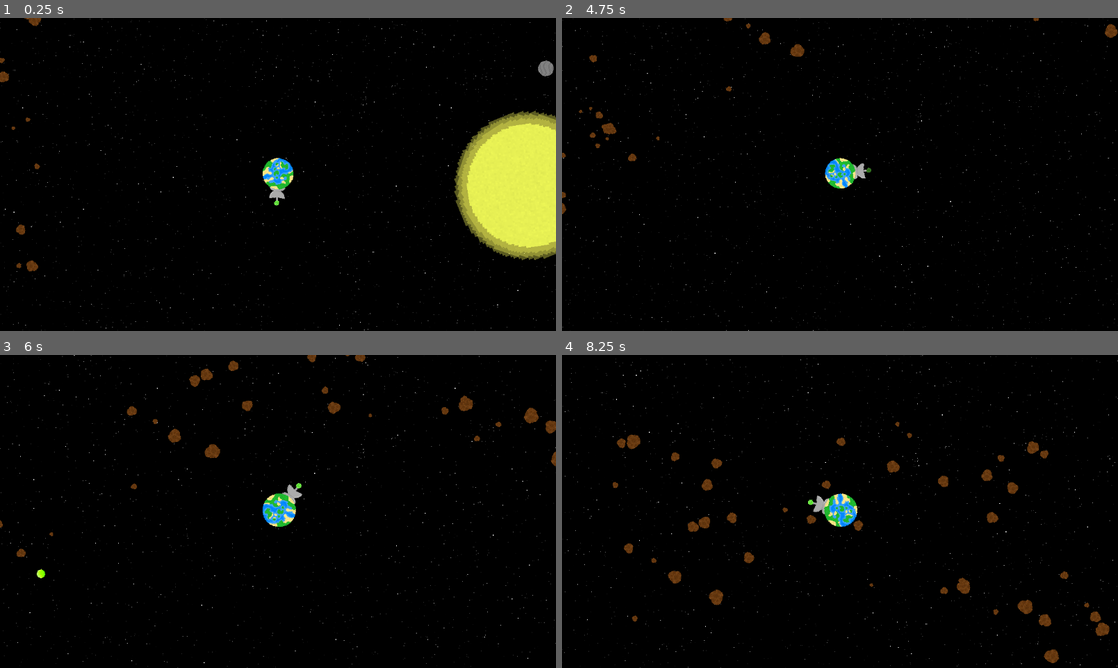
Above: before the commit, frames 1-4 (two rows, left to right).
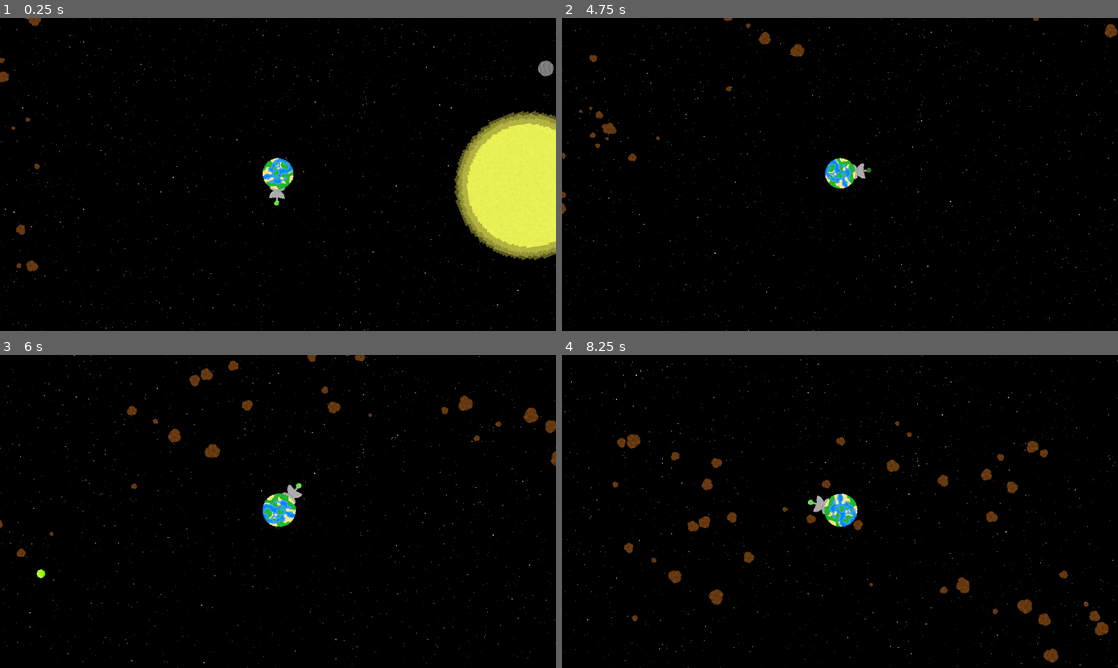
Above: after the commit, the same moments.

Repository: Birb-Games/gmtk-2025
Game: Godot game, scene res://scenes/main.tscn
The game is run twice, just before and just after one commit, with the same random seed, the same clock (stepped at 60 frames per second) and the same inputs.
Inputs (mouse positions are in pixels of both pictures, inside the frame that each line leads up to):
- Up to frame 1 (0.25 s): no input
- Up to frame 2 (4.75 s): move the mouse to (812, 237) at 0.52 s; press the mouse at (812, 237) at 0.53 s; move the mouse to (1006, 221) at 1.27 s; release the mouse at (1006, 221) at 1.28 s; tap Mouse wheel up (zoom_camera_in) at 1.35, 3.6 s; move the mouse to (673, 127) at 2.02 s; tap Mouse wheel down (zoom_camera_out) at 2.1, 4.35 s; move the mouse to (867, 174) at 2.77 s; click (867, 174) at 2.85 s; move the mouse to (756, 96) at 3.52 s; move the mouse to (962, 158) at 4.27 s
- Up to frame 3 (6 s): move the mouse to (166, 527) at 5.02 s; press the mouse at (166, 527) at 5.03 s; move the mouse to (333, 442) at 5.77 s; release the mouse at (333, 442) at 5.78 s; tap Mouse wheel up (zoom_camera_in) at 5.85 s
- Up to frame 4 (8.25 s): move the mouse to (812, 574) at 6.52 s; tap Mouse wheel down (zoom_camera_out) at 6.6 s; move the mouse to (1006, 558) at 7.27 s; click (1006, 558) at 7.35 s; move the mouse to (673, 464) at 8.02 s; tap Mouse wheel up (zoom_camera_in) at 8.1 s

The runs differ from the first frame. In frame 1, less than 0.1% of the frame differs, in the area x 48-96%, y 33-78%; in frame 2, less than 0.1%; in frame 3, 0.2%; in frame 4, 0.6%, in the area x 0-100%, y 1-99%.

Commit message:
rogue planets now spawn every 45 seconds

Diff:
--- a/scenes/rogue_planet.tscn
+++ b/scenes/rogue_planet.tscn
@@ -1,19 +1,23 @@
-[gd_scene load_steps=4 format=3 uid="uid://b0ggm7x3myuge"]
+[gd_scene load_steps=5 format=3 uid="uid://b0ggm7x3myuge"]
 
 [ext_resource type="PackedScene" uid="uid://x5sp1y0y178q" path="res://scenes/space_object.tscn" id="1_mgmpp"]
 [ext_resource type="Texture2D" uid="uid://cefcp8xl4mse0" path="res://assets/textures/rogue_planet.png" id="2_ywh3l"]
+[ext_resource type="Script" uid="uid://csos0l8dyd82p" path="res://scripts/rogue_planet.gd" id="3_ywh3l"]
 
 [sub_resource type="CircleShape2D" id="CircleShape2D_j3nti"]
-radius = 44.0114
+radius = 71.007
 
 [node name="RoguePlanet" instance=ExtResource("1_mgmpp")]
 mass = 200.0
 orbit_sun = false
 
 [node name="Sprite2D" parent="." index="0"]
-scale = Vector2(1.4, 1.4)
+scale = Vector2(2.25, 2.25)
 texture = ExtResource("2_ywh3l")
 rotation_speed = 2.0
 
 [node name="CollisionShape2D" parent="." index="1"]
 shape = SubResource("CircleShape2D_j3nti")
+
+[node name="Node2D" type="Node2D" parent="." index="2"]
+script = ExtResource("3_ywh3l")
--- a/scenes/solar_system.tscn
+++ b/scenes/solar_system.tscn
@@ -13,6 +13,7 @@
 script = ExtResource("1_tjb5t")
 rogue_planet_speed = 120.0
 star = NodePath("Star")
+rogue_planet_scene = ExtResource("6_2yas3")
 
 [node name="Star" parent="." instance=ExtResource("1_u7djx")]
 modulate = Color(1, 1, 0.34902, 1)
@@ -22,9 +23,6 @@
 
 [node name="SmallPlanet" parent="." instance=ExtResource("2_228jm")]
 position = Vector2(0, -245)
-
-[node name="RoguePlanet" parent="." instance=ExtResource("6_2yas3")]
-position = Vector2(-3000, 0)
 
 [node name="SmallPlanet2" parent="." instance=ExtResource("2_228jm")]
 position = Vector2(-576, 371)
--- /dev/null
+++ b/scripts/rogue_planet.gd
@@ -0,0 +1,9 @@
+extends Node2D
+
+@onready var parent = get_parent()
+@onready var solar_system: SolarSystem = $/root/Main/SolarSystem
+
+func _process(_delta: float) -> void:
+	var dist = (solar_system.star.position - parent.position).length()
+	if dist > 8000.0:
+		parent.explode()
--- a/scripts/solar_system.gd
+++ b/scripts/solar_system.gd
@@ -7,13 +7,23 @@
 
 @export var rogue_planet_speed: float = 10.0
 @export var star: SpaceObject
+@export var rogue_planet_scene: PackedScene
+var rogue_planet_spawn_timer: float = 0.0
+const ROGUE_PLANET_SPAWN_DELAY: float = 45.0
+
+func spawn_rogue_planet() -> void:
+	var homeworld = get_node_or_null("Homeworld")
+	if homeworld == null:
+		return
+	# Generate random position for the rogue planet
+	var angle = randf() * 2.0 * PI
+	var pos = Vector2(cos(angle), sin(angle)) * 3000.0
+	var rogue_planet: SpaceObject = rogue_planet_scene.instantiate()
+	rogue_planet.position = pos
+	rogue_planet.velocity = (homeworld.position - rogue_planet.position).normalized() * rogue_planet_speed
+	add_child(rogue_planet)
 
 func _ready() -> void:
-	# Generate random position for the rogue planet
-	var angle = randf() * 2.0 * PI
-	var rogue_planet_dist = ($RoguePlanet.position - star.position).length()
-	$RoguePlanet.position = Vector2(cos(angle), sin(angle)) * rogue_planet_dist
-
 	# Gather all space objects, including asteroids
 	var space_objects: Array[Node] = get_children()
 	for child in space_objects:
@@ -36,7 +46,14 @@
 			var speed = sqrt(dist * force.length() / child.mass)
 			var dir = Vector2(-diff.y, diff.x)
 			child.velocity = dir.normalized() * speed
-	$RoguePlanet.velocity = ($Homeworld.position - $RoguePlanet.position).normalized() * rogue_planet_speed
+
+func _process(delta: float) -> void:
+	if rogue_planet_spawn_timer > 0.0:
+		rogue_planet_spawn_timer -= delta
+
+	if rogue_planet_spawn_timer <= 0.0:
+		rogue_planet_spawn_timer = ROGUE_PLANET_SPAWN_DELAY
+		spawn_rogue_planet()
 
 # Get the force object2 is exerting on object1
 static func get_gravity_force(object1: SpaceObject, object2: SpaceObject) -> Vector2:
Not shown, added: scripts/rogue_planet.gd.uid
